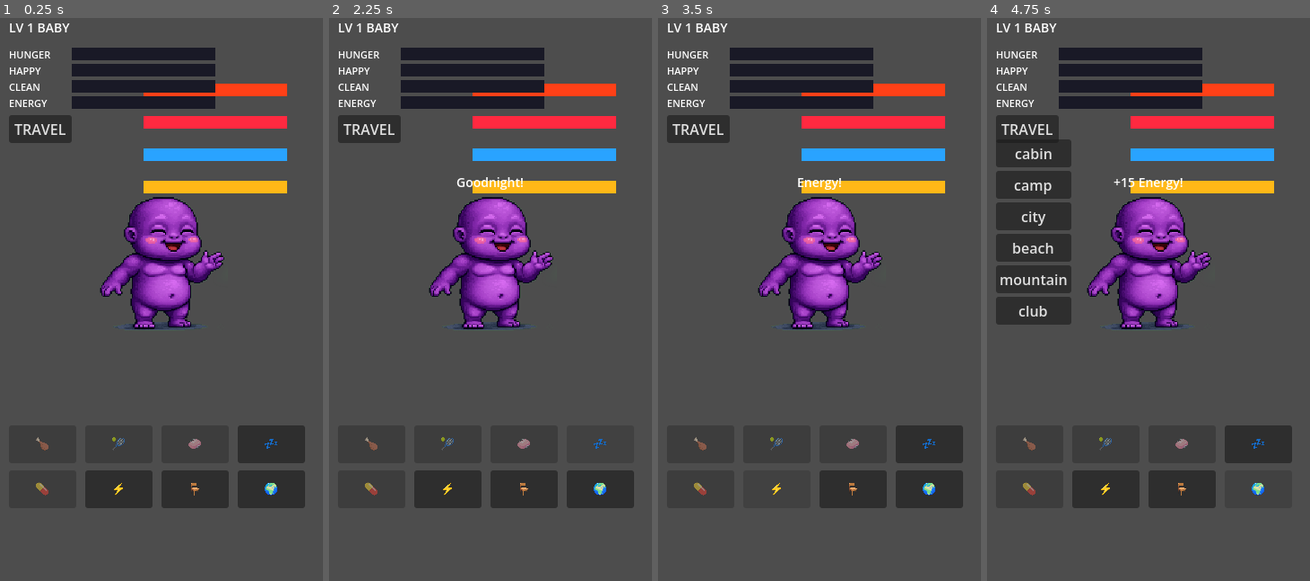
Above: before the commit, frames 1-4 (left to right).
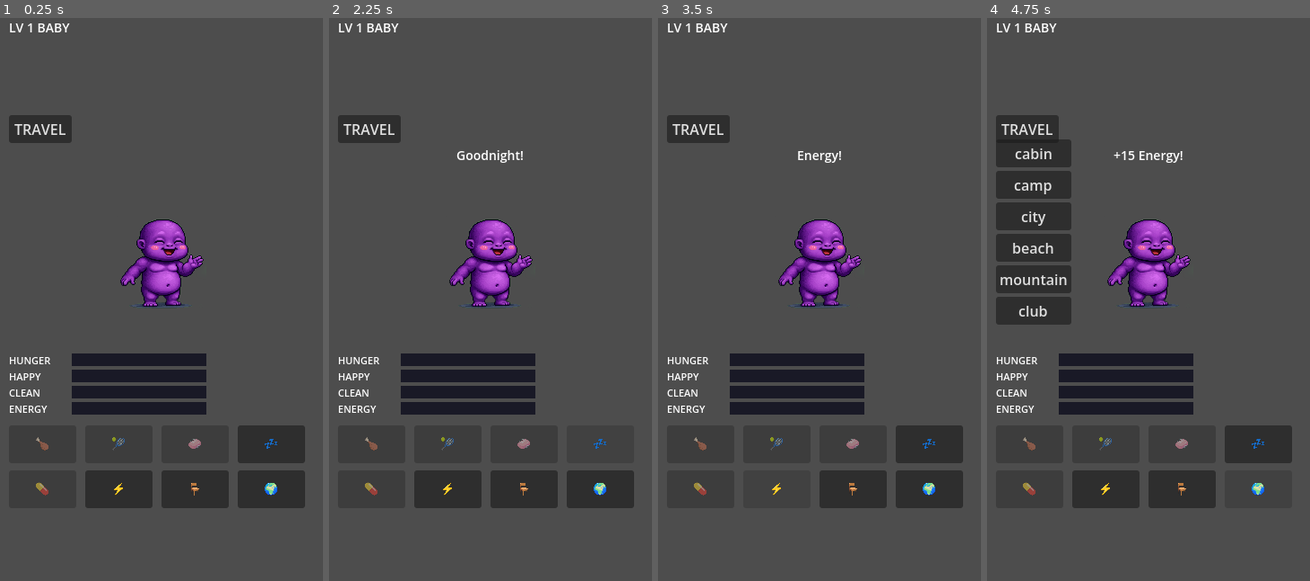
Above: after the commit, the same moments.

Repository: pasekaalex/bulkagachi-godot
Game: Godot game, scene res://main.tscn
The game is run twice, just before and just after one commit, with the same random seed, the same clock (stepped at 60 frames per second) and the same inputs.
Inputs:
- Up to frame 1 (0.25 s): no input
- Up to frame 2 (2.25 s): click "TRAVEL" at 0.5 s; click "cabin" at 1.25 s; click "💤" at 2 s
- Up to frame 3 (3.5 s): click "⚡" at 2.75 s
- Up to frame 4 (4.75 s): click "🪑" at 3.5 s; click "🌍" at 4.25 s

The runs differ from the first frame. In frame 1, 16% of the frame differs, in the area x 2-89%, y 5-71%; in frame 2, 17%; in frame 3, 17%; in frame 4, 17%.

Commit message:
Fix sprite size and layout

Diff:
--- a/game.gd
+++ b/game.gd
@@ -25,7 +25,6 @@
 var evolve_btn: Button
 var location_menu: VBoxContainer
 var stat_bars = {}
-var stat_labels = {}
 var action_btns = {}
 
 const SPRITES = "res://assets/sprites/"
@@ -48,49 +47,48 @@
 	_save()
 
 func _build_ui():
-	# Background
+	# Background - fills screen
 	bg_sprite = Sprite2D.new()
 	bg_sprite.position = Vector2(180, 320)
 	bg_sprite.scale = Vector2(0.6, 0.6)
 	add_child(bg_sprite)
 
-	# Pet - small!
+	# Pet - VERY small!
 	pet_sprite = Sprite2D.new()
 	pet_sprite.position = Vector2(180, 280)
-	pet_sprite.scale = Vector2(0.15, 0.15)
+	pet_sprite.scale = Vector2(0.1, 0.1)  # 10% of 992px = ~100px
 	add_child(pet_sprite)
 
-	# Header - LV | STAGE
+	# Header
 	var info = Label.new()
 	info.position = Vector2(10, 8)
 	info.add_theme_font_size_override("font_size", 14)
 	info.name = "info"
 	add_child(info)
 
-	# Stats - labels on LEFT, bars on RIGHT
-	var stats_y = 40
+	# Stats - BELOW the pet, not overlapping
+	var stats_y = 380  # Moved way down
 	var stat_names = ["HUNGER", "HAPPY", "CLEAN", "ENERGY"]
 	var stat_colors = [Color(1, 0.5, 0.3), Color(1, 0.4, 0.5), Color(0.4, 0.8, 1), Color(1, 0.85, 0.3)]
 	for i in range(4):
-		# Label on left
+		# Label
 		var lbl = Label.new()
 		lbl.text = stat_names[i]
 		lbl.position = Vector2(10, stats_y)
 		lbl.add_theme_font_size_override("font_size", 11)
 		add_child(lbl)
-		stat_labels[stat_names[i].to_lower()] = lbl
-
-		# Bar on right
+
+		# Bar
 		var bar_bg = ColorRect.new()
 		bar_bg.color = Color(0.1, 0.1, 0.15)
 		bar_bg.position = Vector2(80, stats_y)
-		bar_bg.size = Vector2(160, 14)
+		bar_bg.size = Vector2(150, 14)
 		add_child(bar_bg)
 
 		var bar_fill = ColorRect.new()
 		bar_fill.color = stat_colors[i]
 		bar_fill.position = Vector2(80, stats_y)
-		bar_fill.size = Vector2(160, 14)
+		bar_fill.size = Vector2(150, 14)
 		bar_fill.name = "bar"
 		bar_bg.add_child(bar_fill)
 		stat_bars[stat_names[i].to_lower()] = bar_fill
@@ -126,7 +124,7 @@
 		b.pressed.connect(func(): _set_loc(loc))
 		location_menu.add_child(b)
 
-	# Action buttons - 2 rows of 4
+	# Action buttons - bottom of screen
 	var actions = [
 		["FEED", "🍗", 10, 460],
 		["PLAY", "🎾", 95, 460],
@@ -146,9 +144,9 @@
 		add_child(btn)
 		action_btns[a[0]] = btn
 
-	# Message
+	# Message - above pet
 	msg_label = Label.new()
-	msg_label.position = Vector2(60, 180)
+	msg_label.position = Vector2(60, 150)
 	msg_label.size = Vector2(240, 25)
 	msg_label.horizontal_alignment = HORIZONTAL_ALIGNMENT_CENTER
 	msg_label.add_theme_font_size_override("font_size", 14)
@@ -279,7 +277,7 @@
 	birth_time = Time.get_unix_time_from_system() + 3600
 
 func update_display():
-	# Background - use night variants!
+	# Background
 	var bg_name = "bg-cabin.png"
 	if is_ghost:
 		bg_name = "bg-tomb-night.png"
@@ -312,11 +310,11 @@
 	var i = 0
 	for k in stats:
 		var v = stats[k]
-		stat_bars[k].size.x = max(1, 160 * v / 100)
+		stat_bars[k].size.x = max(1, 150 * v / 100)
 		stat_bars[k].modulate = Color.RED if v < 30 else colors[i]
 		i += 1
 
-	# Info - LV | GHOST
+	# Info
 	var stages = ["EGG", "BABY", "TEEN", "BULK", "ELDER"]
 	var st = stages[current_stage]
 	if is_ghost: st = "GHOST"
